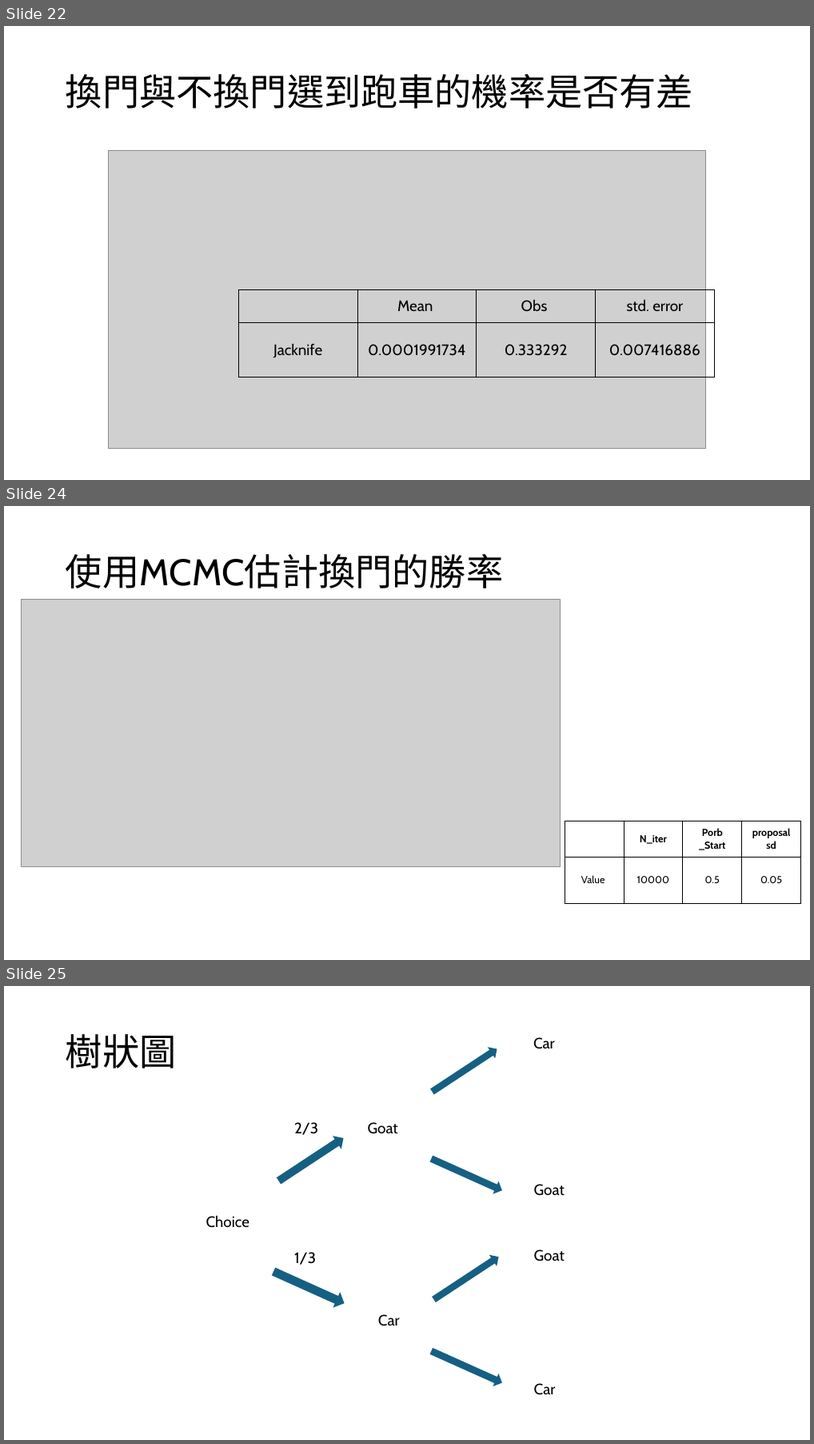
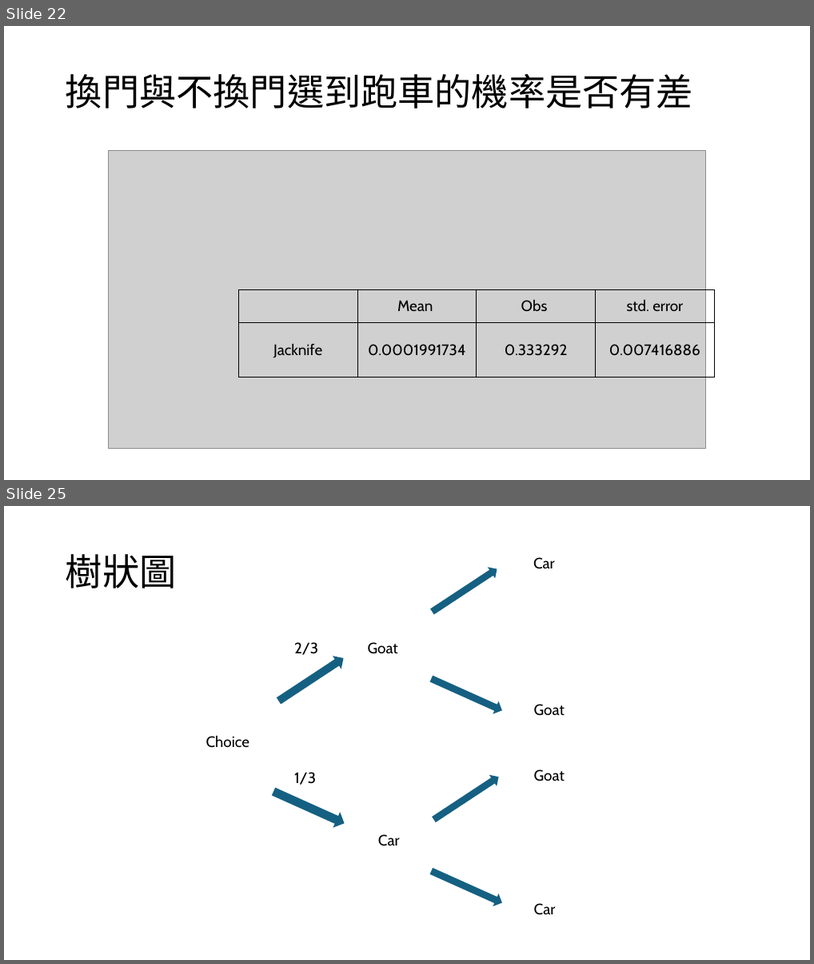
Before and after one commit to Sheena0210/monty-hall-simulation, a slide deck: 統計計算.pptx. Shown one above the other, each under a label of ours: slides 22, 24 and 25 before the commit, slides 22 and 25 after it; the slides between them are not shown. The pictures are 814x1444 and 814x964 pixels, drawn with LibreOffice and Linux fonts; fonts in the diff are those of the drawing; grey boxes stand for pictures. Boxes give left, top, right and bottom in pixels: in the first picture for what was removed or moved away, otherwise in the second. Text is boxed around its words. In the diff, an @@ line names an element or a change of style, - is before the commit and + after.

```diff
--- a/統計計算.pptx
+++ b/統計計算.pptx
@@ slide 24 removed at [4, 506, 810, 960], background #FFFFFF @@
@@ title removed at [66, 554, 503, 588] @@
-使用MCMC估計換門的勝率
@@ picture removed at [21, 599, 560, 867] @@
@@ table removed at [566, 821, 802, 904], 2 rows, 4 columns @@
- | N_iter | Porb _Start | proposal sd
-Value | 10000 | 0.5 | 0.05
```
Also in this commit, not shown: 2 slides added, 1 other slide removed.
